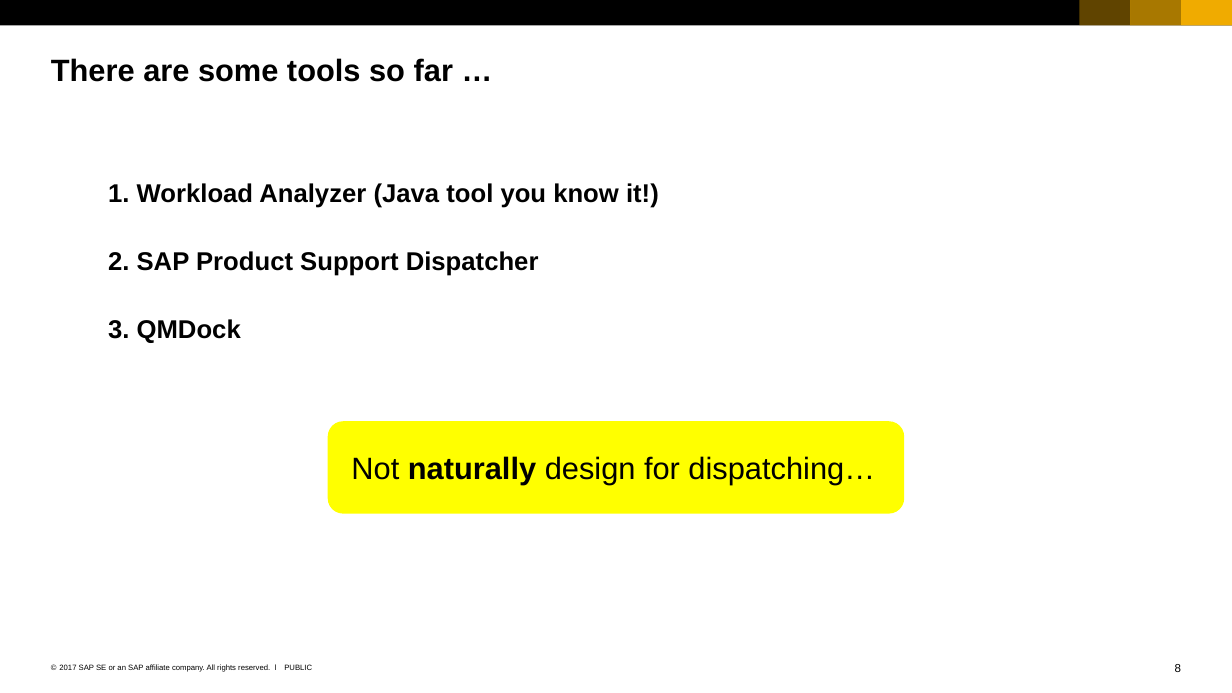
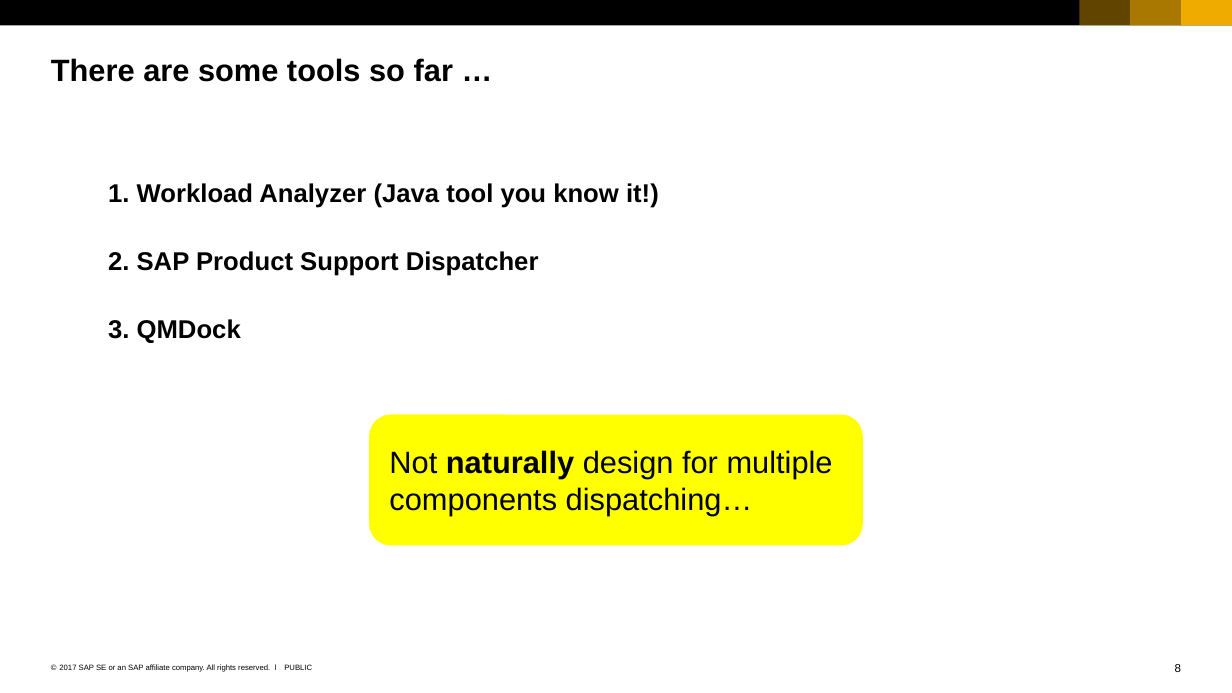
Before and after one commit to Ahaan17Saroch/Queue-Manager-Cloud-Dispatcher, a slide deck: slide 8 of SAP_2017_16x9_black_and_white.pptx. Drawn at 1232x693 pixels with LibreOffice and Linux fonts; fonts in the diff are those of the drawing. Boxes give left, top, right and bottom in pixels: in the first picture for what was removed or moved away, otherwise in the second. Text is boxed around its words. In the diff, an @@ line names an element or a change of style, - is before the commit and + after.

Commit message:
small change of slides

```diff
--- a/SAP_2017_16x9_black_and_white.pptx
+++ b/SAP_2017_16x9_black_and_white.pptx
@@ rounded rectangle: place and size @@
-rounded rectangle at [328, 421, 904, 513]
+rounded rectangle at [369, 415, 864, 546]
@@ text at [389, 450, 833, 516]: text changed @@
-Not naturally design for dispatching…
+Not naturally design for multiple components dispatching…
```
Also in this commit, not shown: 1 other slide changed.
